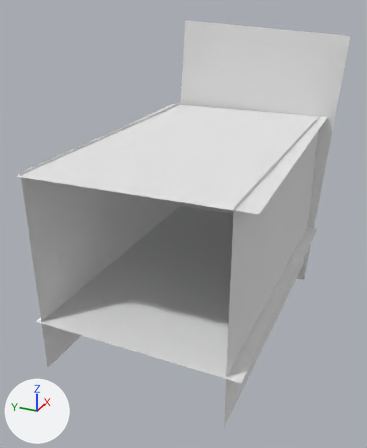
The Blender file level1.blend, before and after one commit.
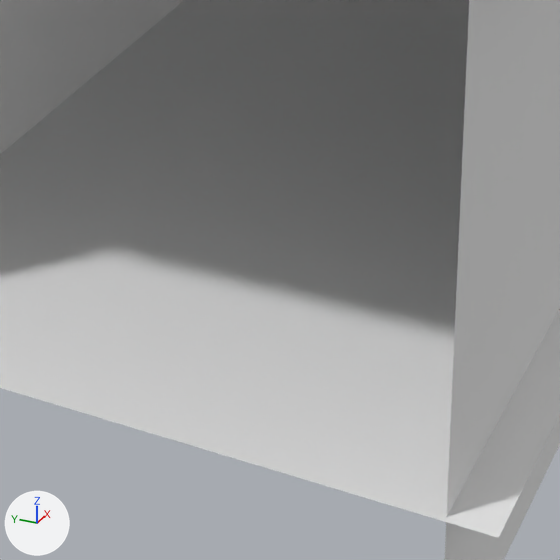
Each version is shown whole from a camera (50 mm lens) standing at (-23.14, -9.91, 14.05) and looking at (-0.92, 0.09, 2.94), then close up on the part from 27% to 70% of the width and 51% to 87% of the height. The axes (+X, +Y, +Z) are drawn at lower left. The lights are the same throughout.
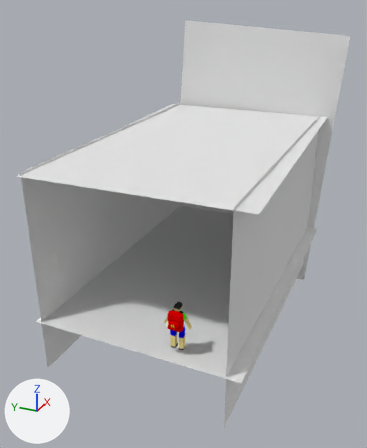
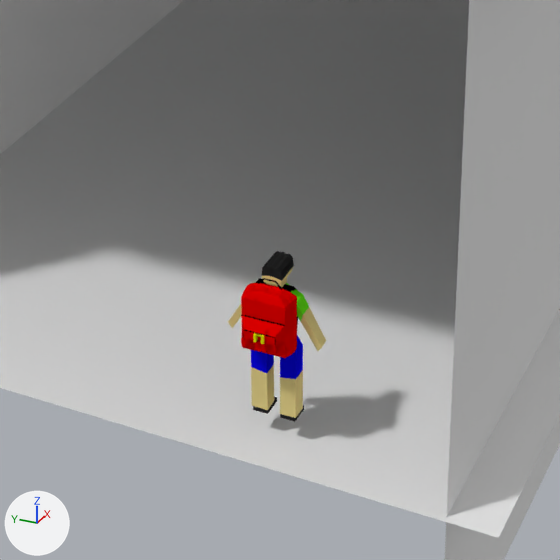
What differs and where, as boxes (x1, y1, x2, y2) in the close-ups (560 x 560 px):
'character', added
    after: (228, 251, 326, 422)
    faces in mat_bag (red #e70000): (241, 283, 297, 358)
    faces in mat_character (yellow #e7d48b): (228, 266, 326, 418)
    faces in mat_jeans (blue #0b06e7): (251, 336, 303, 379)
    faces in mat_eyes (black #252525): (253, 251, 304, 422)
    faces in mat_tshirt (green #67e71d): (286, 283, 309, 321)

What the commit changed:
Material 'black.001' (mat_black_001) is new.
Its base color is (0.0, 0.0, 0.0) (black #000000).
Material 'character' (mat_character) is new.
Its base color is (0.8, 0.661, 0.26) (yellow #e7d48b).
Material 'jeans' (mat_jeans) is new.
Its base color is (0.00344, 0.00192, 0.8) (blue #0b06e7).
Material 'bag' (mat_bag) is new.
Its base color is (0.8, 0.0, 0.0) (red #e70000).
Material 'eyes' (mat_eyes) is new.
Its base color is (0.0188, 0.0188, 0.0188) (black #252525).
Material 'tshirt' (mat_tshirt) is new.
Its base color is (0.137, 0.8, 0.0122) (green #67e71d).
Material 'metal.001' (mat_metal_001) is new.
Its base color is (0.8, 0.76, 0.0000499) (yellow #e7e200).
Mesh me_character_001 is new.
It has 1420 vertices, 1034 faces and spans x -2.07..2.07, y -2.49..5.2, z -3.81..2.24.
Faces by material slot: [186, 152, 62, 40, 312, 92, 190].
It uses material mat_character (yellow #e7d48b).
It uses material mat_eyes (black #252525).
It uses material mat_tshirt (green #67e71d).
It uses material mat_jeans (blue #0b06e7).
It uses material mat_bag (red #e70000).
It uses material mat_metal_001 (yellow #e7e200).
It uses material mat_black_001 (black #000000).
Object 'character' (ob_character) is new; it shows me_character_001.
Its location is (-7.32, -2.52, 1.72).
Its rotation in degrees is (0, 0, 90).
Its scale is (0.294, 0.0984, 0.357).
